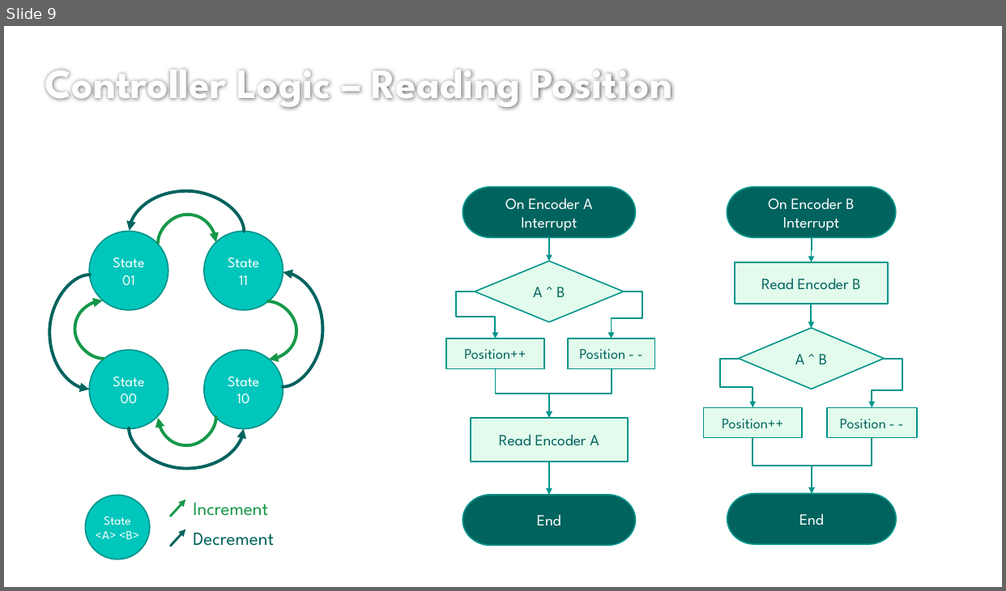
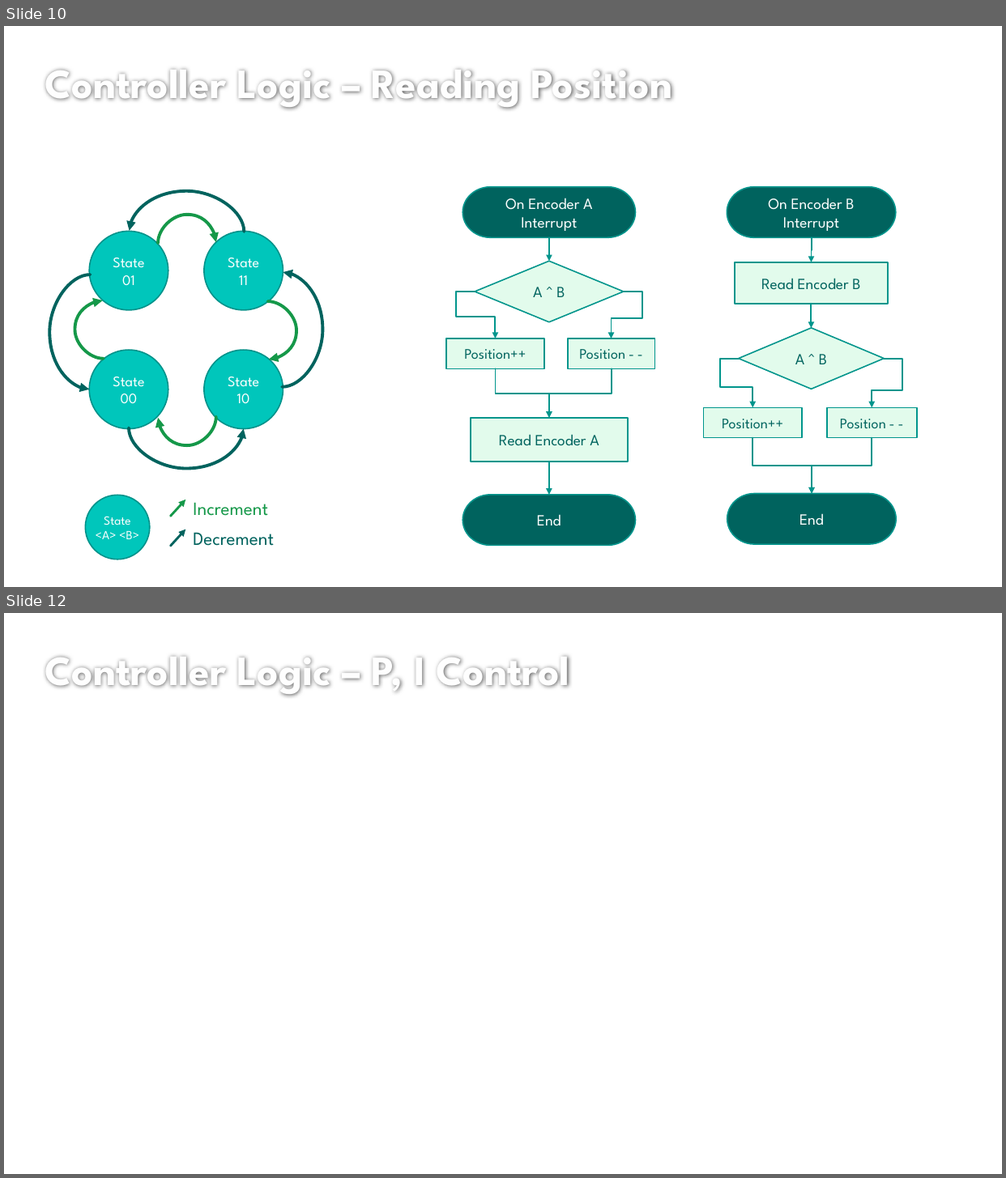
Before and after one commit to lcall3/Controller, a slide deck: doc/report/demo2.pptx. Shown one above the other, each under a label of ours: slide 9 before the commit, slides 10 and 12 after it; the slides between them are not shown. The pictures are 1006x591 and 1006x1178 pixels, drawn with LibreOffice and Linux fonts; fonts in the diff are those of the drawing; background and template pictures are left out. Boxes give left, top, right and bottom in pixels: in the first picture for what was removed or moved away, otherwise in the second. Text is boxed around its words. In the diff, an @@ line names an element or a change of style, - is before the commit and + after.

Commit message:
added encoder logic and mapping logic

```diff
--- a/doc/report/demo2.pptx
+++ b/doc/report/demo2.pptx
@@ slide 12 added at box(4, 613, 1002, 1174), background #FFFFFF @@
@@ title added at box(45, 656, 570, 696), 40 pt, text #FEFEFE, bold @@
+Controller Logic – P, I Control
@@ what was slide 9 is now slide 10 @@
```
Also in this commit, not shown: 5 slides changed, 6 other slides added, 2 slides removed, 1 other file.
